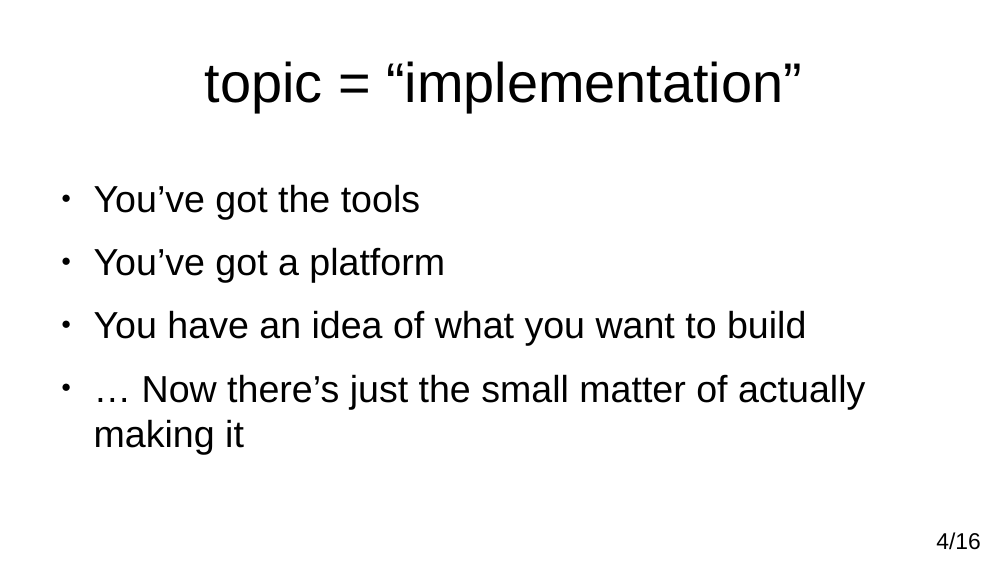
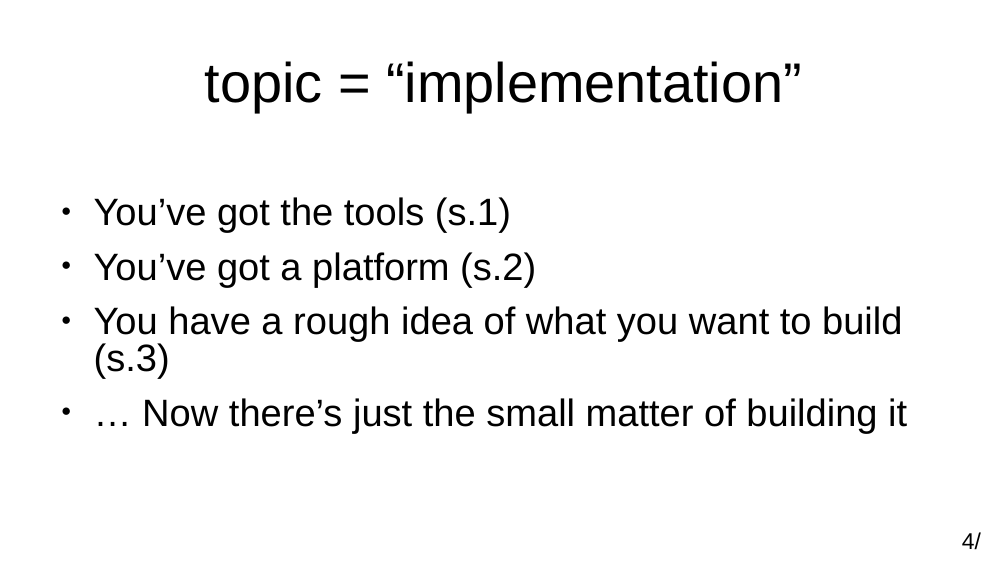
Before and after one commit to adamkewley/rse-meetups, a slide deck: slide 4 of 4_SoftwareImplementation/PresentationSlides.odp. Drawn at 1008x567 pixels with LibreOffice and Linux fonts; fonts in the diff are those of the drawing. Boxes give left, top, right and bottom in pixels: in the first picture for what was removed or moved away, otherwise in the second. Text is boxed around its words. In the diff, an @@ line names an element or a change of style, - is before the commit and + after.

```diff
--- a/4_SoftwareImplementation/PresentationSlides.odp
+++ b/4_SoftwareImplementation/PresentationSlides.odp
@@ text at (94, 197, 907, 434): text changed; size 29.6 to 30 pt @@
-● You’ve got the tools
-● You’ve got a platform
-● You have an idea of what you want to build
-● … Now there’s just the small matter of actually making it
+● You’ve got the tools (s.1)
+● You’ve got a platform (s.2)
+● You have a rough idea of what you want to build (s.3)
+● … Now there’s just the small matter of building it
@@ page number at (962, 532, 981, 550): text changed @@
-4/16
+4/
```
Also in this commit, not shown: 13 other slides changed, 3 slides added, 2 slides removed, 2 other files.
